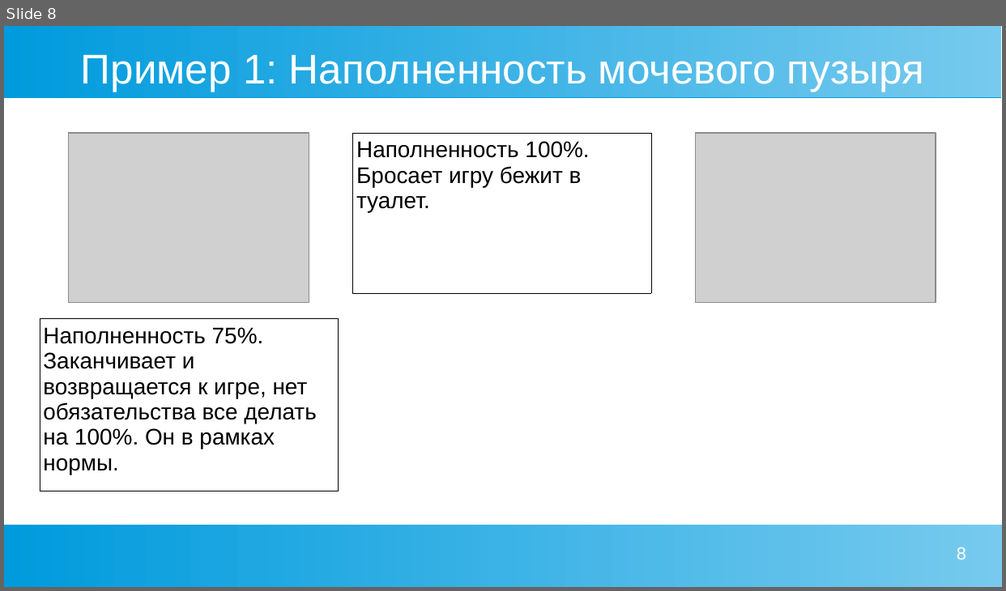
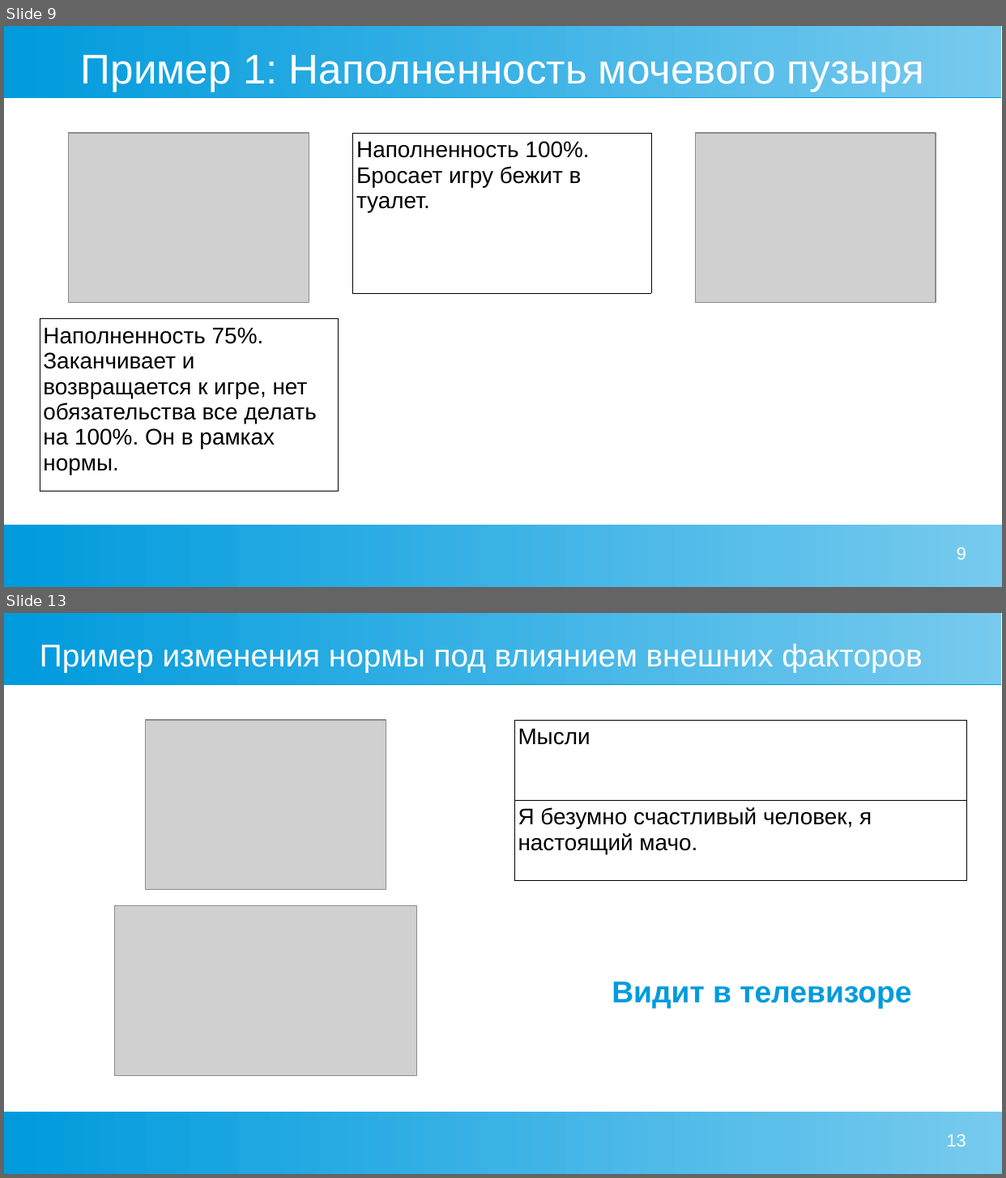
Before and after one commit to Chularev/articles, a slide deck: Psychology/2. гомеостаз и мотивация.odp. Shown one above the other, each under a label of ours: slide 8 before the commit, slides 9 and 13 after it; the slides between them are not shown. The pictures are 1006x591 and 1006x1178 pixels, drawn with LibreOffice and Linux fonts; fonts in the diff are those of the drawing; grey boxes stand for pictures. Boxes give left, top, right and bottom in pixels: in the first picture for what was removed or moved away, otherwise in the second. Text is boxed around its words. In the diff, an @@ line names an element or a change of style, - is before the commit and + after.

```diff
--- a/Psychology/2. гомеостаз и мотивация.odp
+++ b/Psychology/2. гомеостаз и мотивация.odp
@@ slide 13 added at (4,613,1002,1174), background #FFFFFF; not listed: 2 template elements that a slide beside it also shows @@
@@ title added at (40,644,922,673), 25 pt, text #FFFFFF @@
+Пример изменения нормы под влиянием внешних факторов
@@ picture added at (145,720,386,890) @@
@@ table added at (515,720,966,880), 2 rows, 1 columns @@
+Мысли
+Я безумно счастливый человек, я настоящий мачо.
@@ picture added at (114,906,416,1076) @@
@@ text added at (612,982,911,1009), 24 pt, text #009BDD, bold @@
+Видит в телевизоре
@@ page number added at (947,1135,966,1147), 14 pt, text #FFFFFF @@
+13
@@ what was slide 8 is now slide 9 @@
@@ page number at (957,548,966,560): text changed @@
-8
+9
```
Also in this commit, not shown: 2 slides changed, 6 other slides added.
